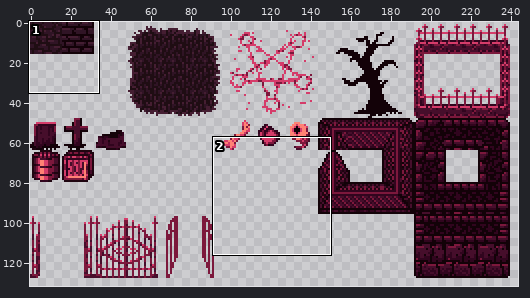
File history of a pixel-art file, ZarguufsGraveyardAdventure/Assets/Images/tilesheet1.aseprite. The first picture is a wide view before the edit; the outline marks the close-up.
Close-up. Before:
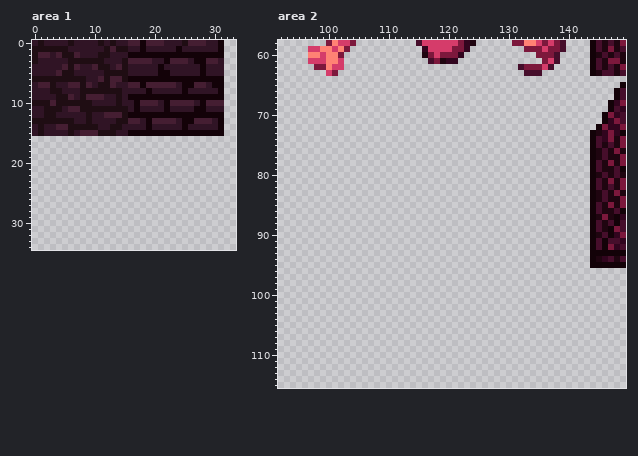
256x256 pixels, 1 frame. Shown: area 1: x 0..33, y 0..34; area 2: x 92..149, y 58..115. The wide view leaves out empty margins.
And afterwards:
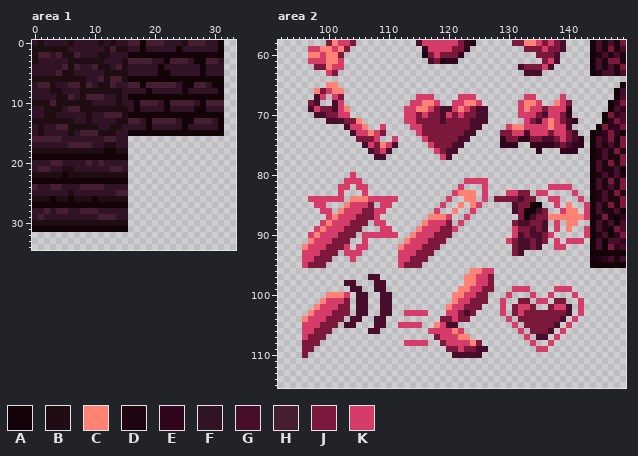
Palette (. is transparent): A #130208  B #1f0d13  C #ff8274  D #1f0510  E #31051e  F #301425  G #460e2b  H #451e32  J #7c183c  K #d53c6a
Difference:
layer "Layer 3" added
Changed rows in their new state; - is an unchanged pixel.
Area 1, layer "Layer 2":
first column x 0:
16 HHHHHFFFFFFFHHFF
17 FFFFFFHHHHFFBBFF
18 BBBBBBBBBBBBAABB
19 AAAAAAAAAAAAAAAA
20 FFFHHFFFFHFHFFFF
21 FHHFFBBFFFFFFHHF
22 BBBBBABBBBBBBBBB
23 AAAAAAAAAAAAAAAA
24 HFFHHFFFHHHHFFFF
25 FFFFFFBFFFFFFFHH
26 BBBABBABBBABBBBB
27 AAAAAAAAAAAAAAAA
28 FFHFHHFFHHHFFFFF
29 FHFFFFFFFFFHHHFF
30 BBBBBBBBBBBBBBBB
31 AAAAAAAAAAAAAAAA
Area 2, layers "Layer 1", "Layer 3", "Layer 2":
first column x 96:
 65 ----CC------------------------------------------
 66 --CJKCC-----------------------------------------
 67 --GK-KJ------------KKK----KKK--------KK----K----
 68 -JG--GK-----------KKCCK--KKCCK------KCCK--CKJ---
 69 -GKJJGKC---------KKCCKJGGKCKJGG-----KCKKJKKKE---
 70 --GGJJKK---------KKJKJJGKJKJJGG-----KKKJGKKJE---
 71 ----GGGJJC-------KKJJJJGJJJJGGG------KJGKCKJGE--
 72 -------GKKC--K----KKJJJJJJJJGG----KCCKKKKCKKG---
 73 --------GKKCKJ-----KJJJJJJJGG----JJKKGKKKJKKJG--
 74 ---------JJJK--K----KJJJJJGG-----EJJEEJJGGJKJGE-
 75 ----------GKJCKG-----KJJJGG------EEE--EEEEGJGEE-
 76 -----------GJKG-------KJGG-------------E---EEE--
 77 ------------GG---------KG-----------------------
 80 --------K---------------------------------------
 81 -------KKK-----------------KKKK-----------------
 82 ------KK-KK---------------K---K----------KKKK---
 83 ------K---K--------------KCCC-K---KKJJ-KK----K--
 84 -KKKKKK-CCCKKKKK--------K--CC-K-JJJJGJJ--KK---K-
 85 --KK---CKKKJ-KK--------K--C-CK-----GJJAA--K-C--K
 86 ---KK-CKKKJJKK--------K--C--K------GJAAGJ--KCC-K
 87 ----KCKKKJJJK--------CCCK--K--------JAGJJCCCCCCK
 88 ---KCKKKJJJ-KK------CKKKJ-K--------JGGJJG-K-CC--
 89 --KCKKKJJJ---KK----CKKKJJK---------KJJGJG-K-C--K
 90 -KCKKKJJJ-KKKKKK--CKKKJJJ----------KGJGGJK-----K
 91 -CKKKJJJ--K------CKKKJJJ----------KJGGJGJ-K-KKK-
 92 CKKKJJJK-KK-----CKKKJJJ------------JGGJG--KK----
 93 KKKJJJ-KKK------KKKJJJ-------------JG-----------
 94 KKJJJ---K-------KKJJJ---------------------------
 95 KJJJ------------KJJJ----------------------------
 96 ----------------------------CCKK----------------
 97 -----------GG--------------CCKKJ----------------
 98 -------GG---GG-------------CCKKJ----------------
 99 --------GG--GG------------CCKKJJ---KKK----KKK---
100 ----CCCK-GG--GG----------CCKKJJ---K---K--K---K--
101 ---CKKKJ-GG--GG----------CKKJJJ--K--JJ-KK-JJ--K-
102 --CKKKJJ-GG--GG---------CKKJJJ---K-JKKJ--JKKG-K-
103 -CKKKJJJ-GG--GG--KKKK---KKJGJ----K-JKJJJJJJJG-K-
104 CKKKJJJ-GG--GG---------JJKJJ------K-JJJJJJJG-K--
105 KKKJJJ-GG---GG--KKKK--CKGG---------K-JJJJJG-K---
106 KKJJJ------GG--------KKKKCK---------K-JJJG-K----
107 KJJJ------------------JKKKCC---------K-GG-K-----
108 JJJ--------------KKKK--JKKKKCJ--------K--K------
109 JJ----------------------JJKJJGG--------KK-------
110 J------------------------GGGGG------------------
Changed places in both close-ups, as pixel boxes (x1, y1, x2, y2):
added: (32, 136, 128, 232)
added: (302, 82, 590, 358)
